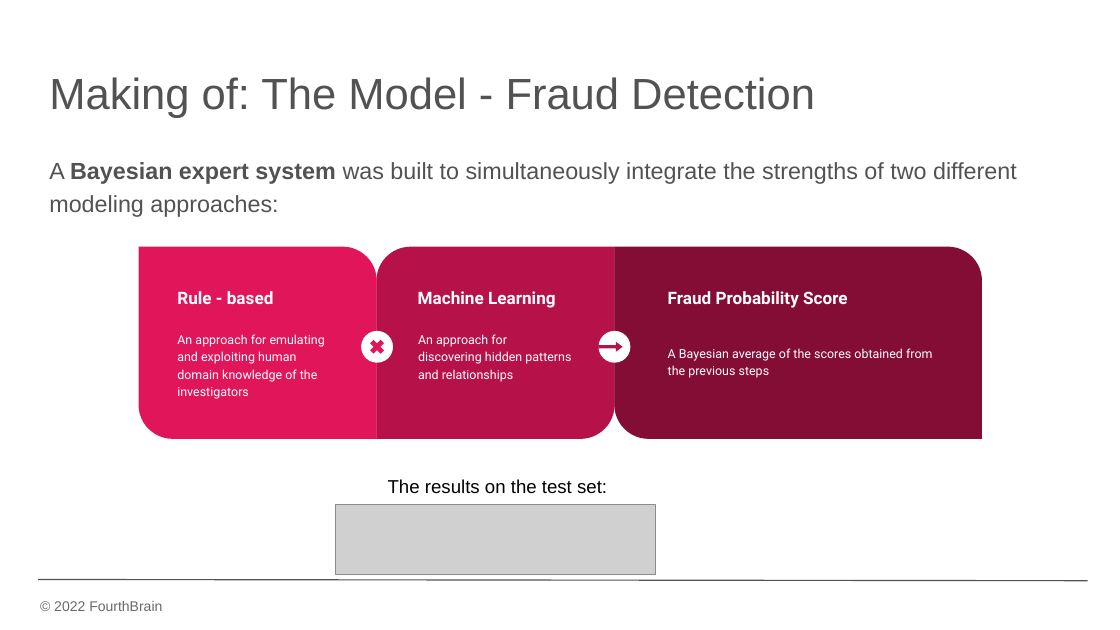
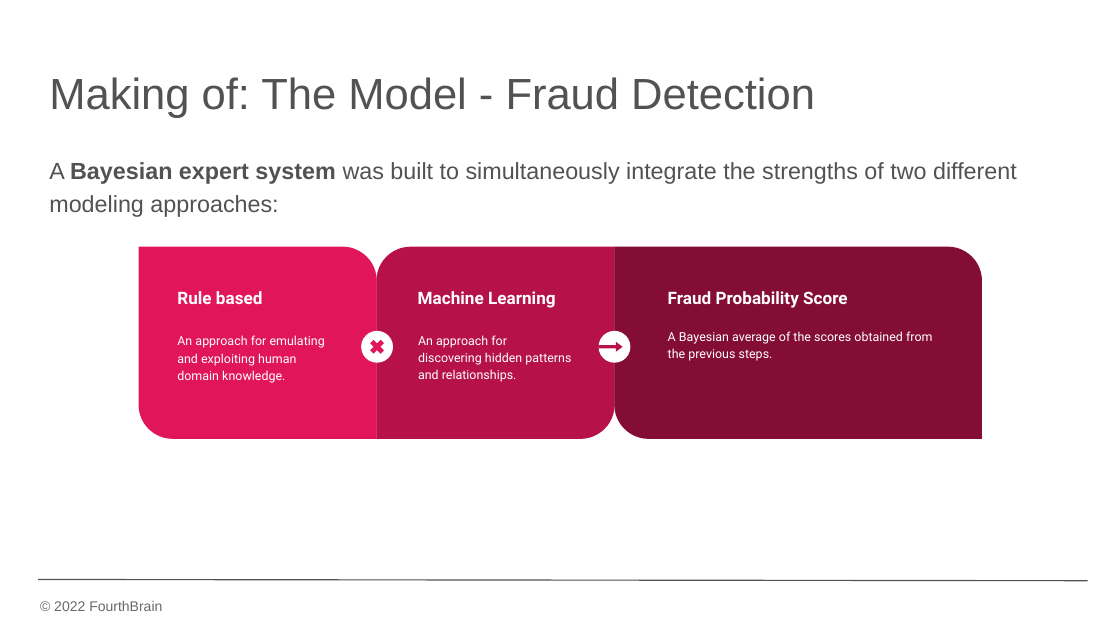
Before and after one commit to davins90/unsupervised_anomaly_detection, a slide deck: slide 6 of src/docs/Decision Intelligence Application.pptx. Drawn at 1120x630 pixels with LibreOffice and Linux fonts; fonts in the diff are those of the drawing; grey boxes stand for pictures; background and template pictures are left out. Boxes give left, top, right and bottom in pixels: in the first picture for what was removed or moved away, otherwise in the second. Text is boxed around its words. In the diff, an @@ line names an element or a change of style, - is before the commit and + after.

```diff
--- a/src/docs/Decision Intelligence Application.pptx
+++ b/src/docs/Decision Intelligence Application.pptx
@@ text at (x1=177, y1=291, x2=263, y2=304): text changed @@
-Rule - based
+Rule based
@@ text at (x1=177, y1=335, x2=325, y2=383): text changed @@
-An approach for emulating and exploiting human domain knowledge of the investigators
+An approach for emulating and exploiting human domain knowledge.
@@ text at (x1=668, y1=331, x2=932, y2=361): text changed @@
-A Bayesian average of the scores obtained from the previous steps
+A Bayesian average of the scores obtained from the previous steps.
@@ text removed at (x1=388, y1=479, x2=607, y2=494) @@
-The results on the test set:
@@ picture removed at (x1=336, y1=504, x2=655, y2=575) @@
```
Also in this commit, not shown: 12 other slides changed, 1 other file.
